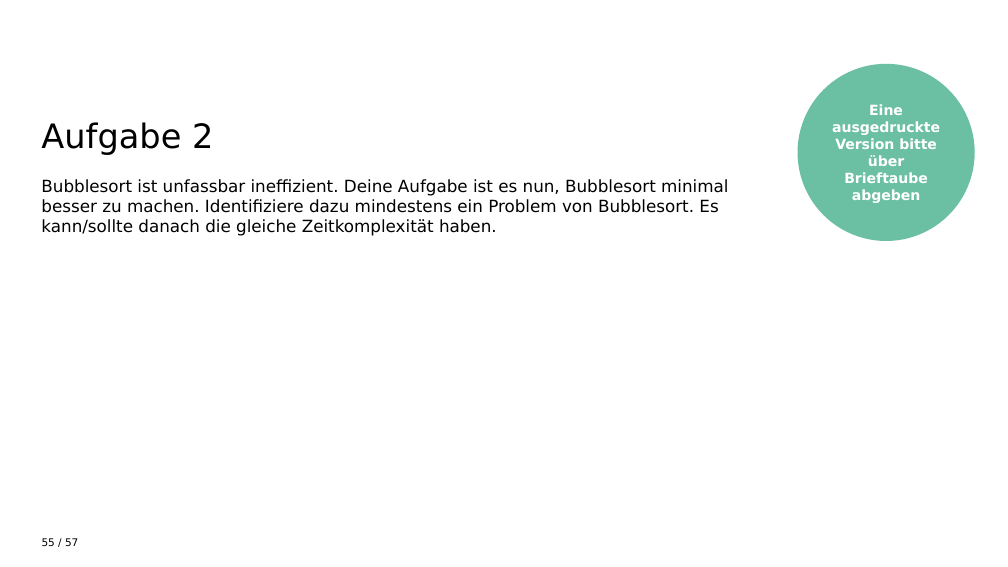
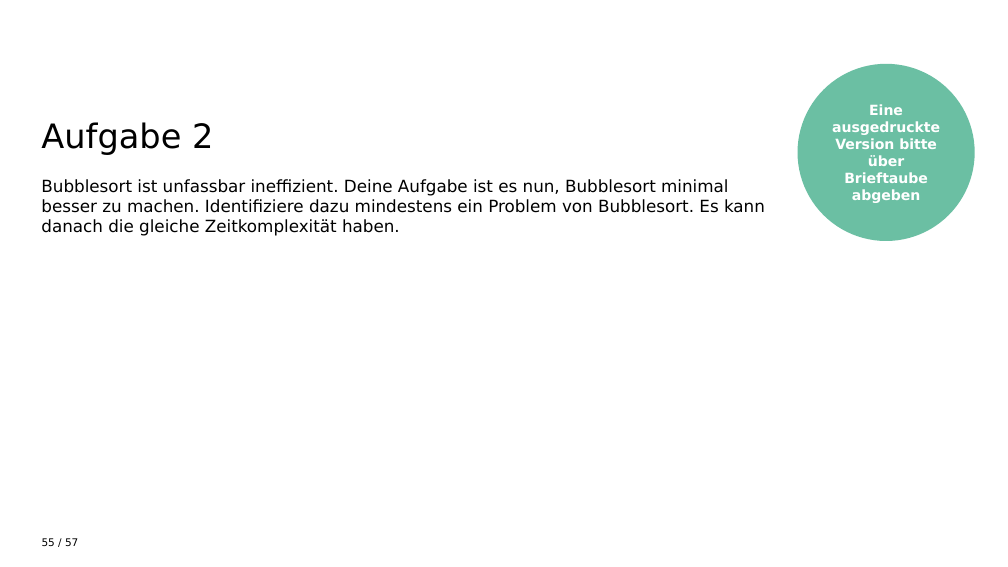
Before and after one commit to Sweet-Lunalotl/bootcamp, a slide deck: slide 55 of alles was kein code ist/Vortrag Algorithmen/gaengige_algorithmen_luna_bruentrup.pptx. Drawn at 1008x567 pixels with LibreOffice and Linux fonts; fonts in the diff are those of the drawing; background and template pictures are left out. Boxes give left, top, right and bottom in pixels: in the first picture for what was removed or moved away, otherwise in the second. Text is boxed around its words. In the diff, an @@ line names an element or a change of style, - is before the commit and + after.

```diff
--- a/alles was kein code ist/Vortrag Algorithmen/gaengige_algorithmen_luna_bruentrup.pptx
+++ b/alles was kein code ist/Vortrag Algorithmen/gaengige_algorithmen_luna_bruentrup.pptx
@@ text at bbox=[41, 179, 765, 236]: text changed @@
-Bubblesort ist unfassbar ineffizient. Deine Aufgabe ist es nun, Bubblesort minimal besser zu machen. Identifiziere dazu mindestens ein Problem von Bubblesort. Es kann/sollte danach die gleiche Zeitkomplexität haben.
+Bubblesort ist unfassbar ineffizient. Deine Aufgabe ist es nun, Bubblesort minimal besser zu machen. Identifiziere dazu mindestens ein Problem von Bubblesort. Es kann danach die gleiche Zeitkomplexität haben.
```
Also in this commit, not shown: 6 other slides changed, 2 other files.
